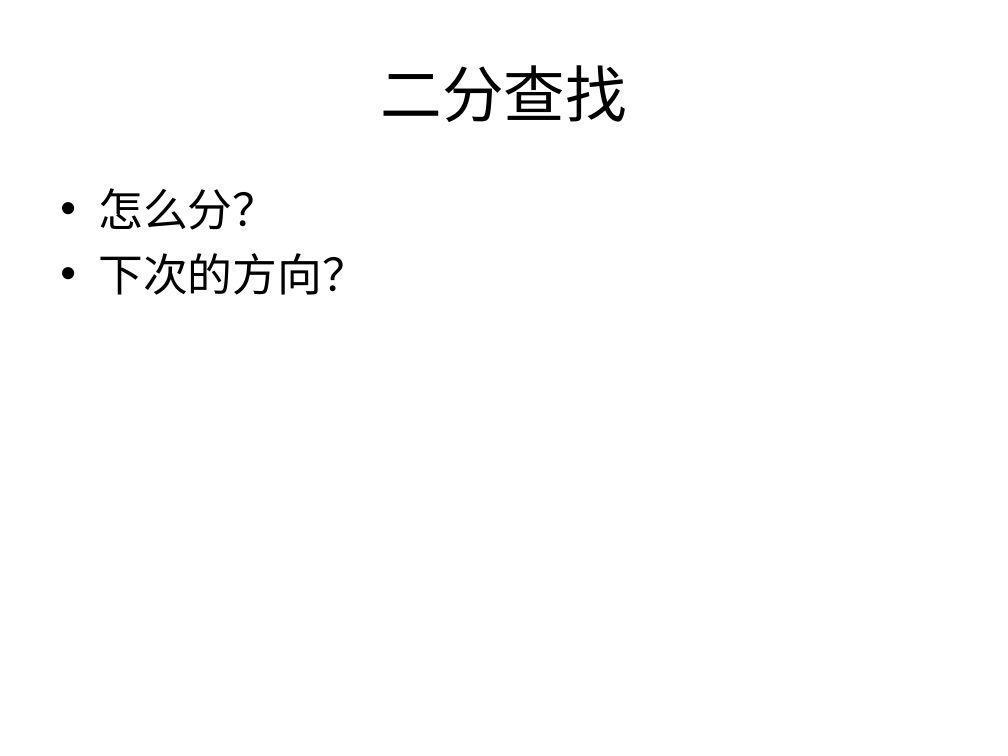
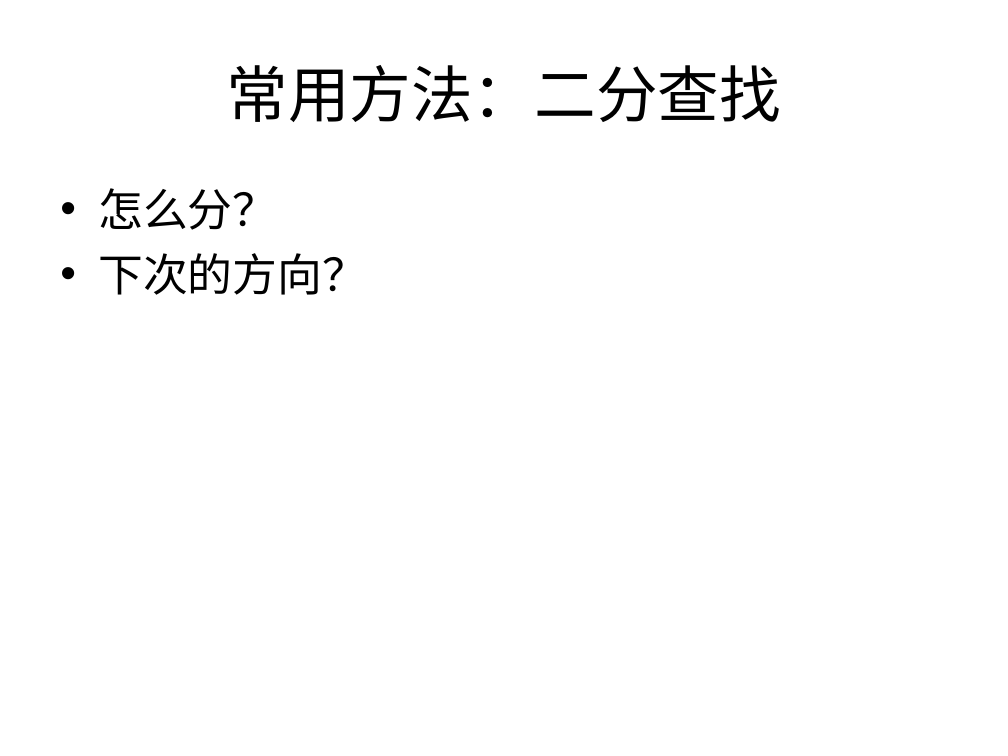
Before and after one commit to houjingbiao/leetcode, a slide deck: slide 8 of solutions/00conclusion.ppt (slide 7 before the commit). Drawn at 1008x756 pixels with LibreOffice and Linux fonts; fonts in the diff are those of the drawing. Boxes give left, top, right and bottom in pixels: in the first picture for what was removed or moved away, otherwise in the second. Text is boxed around its words. In the diff, an @@ line names an element or a change of style, - is before the commit and + after.

```diff
--- a/solutions/00conclusion.ppt
+++ b/solutions/00conclusion.ppt
@@ title at box(227, 65, 781, 122): text changed @@
-二分查找
+常用方法：二分查找
```
Also in this commit, not shown: 12 other slides changed, 6 slides removed.
